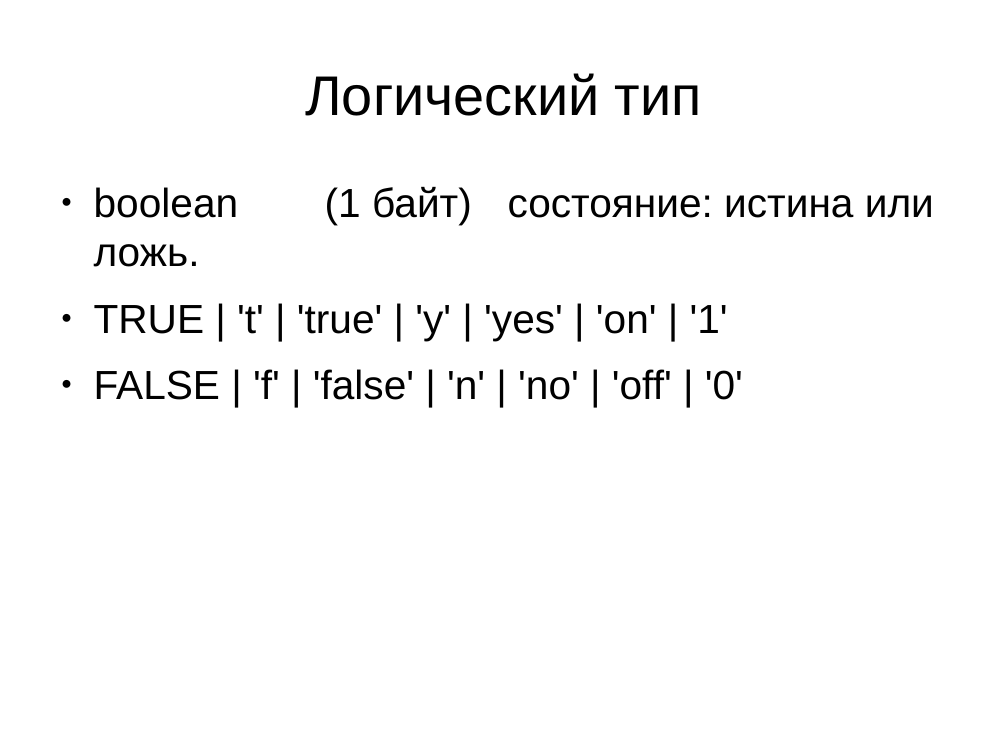
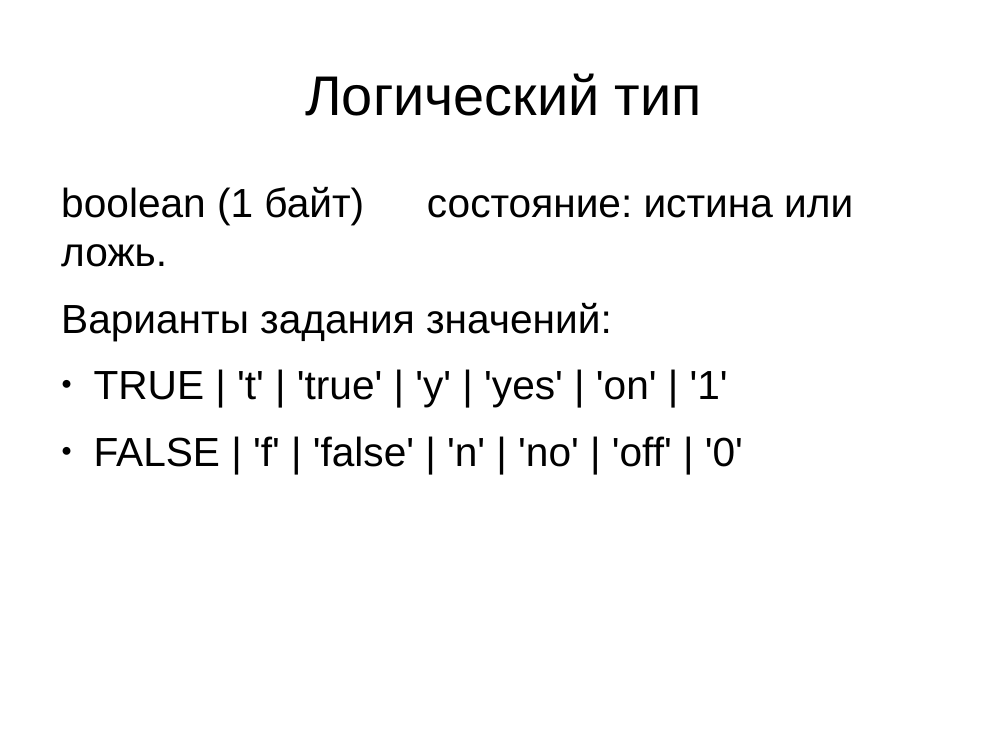
Before and after one commit to Rust1k/dbCourse, a slide deck: slide 8 of presentations/lesson3P.pptx. Drawn at 1008x756 pixels with LibreOffice and Linux fonts; fonts in the diff are those of the drawing. Boxes give left, top, right and bottom in pixels: in the first picture for what was removed or moved away, otherwise in the second. Text is boxed around its words. In the diff, an @@ line names an element or a change of style, - is before the commit and + after.

```diff
--- a/presentations/lesson3P.pptx
+++ b/presentations/lesson3P.pptx
@@ text at (x1=61, y1=186, x2=853, y2=225): bullet ● to none @@
@@ text at (x1=61, y1=302, x2=612, y2=340): paragraph added @@
+Варианты задания значений:
```
Also in this commit, not shown: 17 other slides changed, 2 other files.
